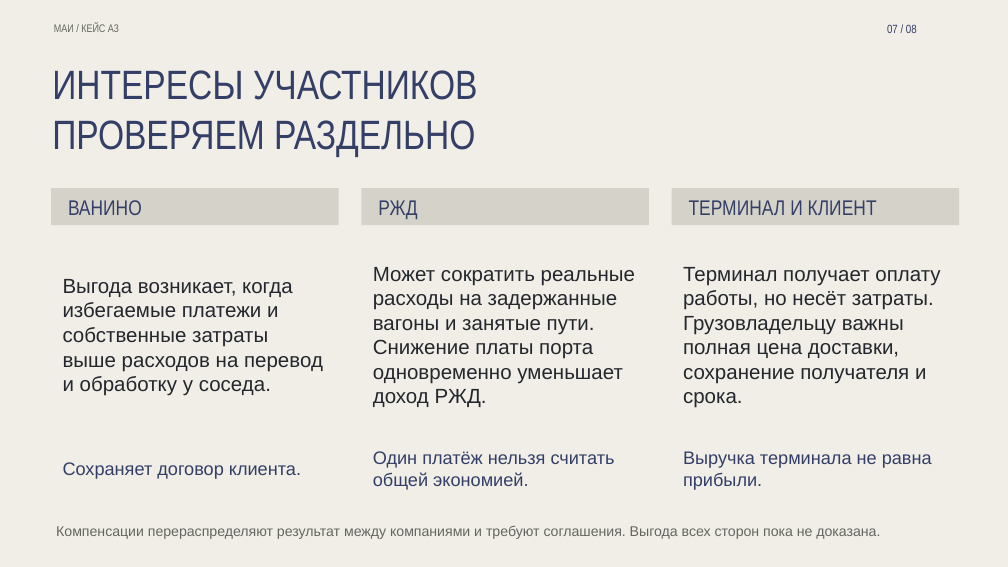
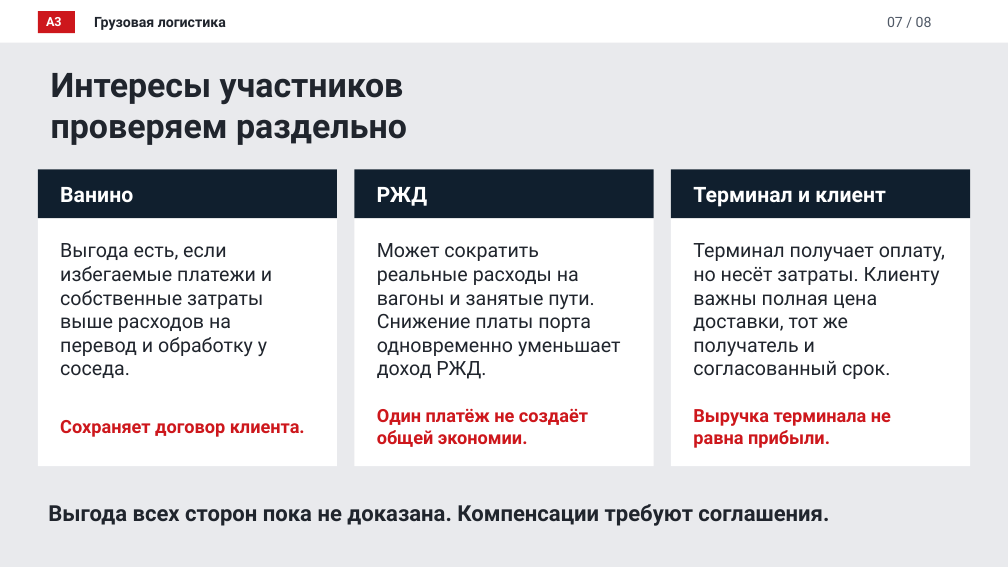
Before and after one commit to iszenzi/case-championship-hackathon-3-case, a slide deck: slide 7 of presentation/Vanino_Object_Motion.pptx. Drawn at 1008x567 pixels with LibreOffice and Linux fonts; fonts in the diff are those of the drawing. Boxes give left, top, right and bottom in pixels: in the first picture for what was removed or moved away, otherwise in the second. Text is boxed around its words. In the diff, an @@ line names an element or a change of style, - is before the commit and + after.

```diff
--- a/presentation/Vanino_Object_Motion.pptx
+++ b/presentation/Vanino_Object_Motion.pptx
@@ background #F0EEE6 to #E9EAED @@
@@ rectangle added at (0, 0, 1008, 42), fill #FFFFFF @@
@@ rectangle added at (38, 11, 75, 33), fill #CD171C @@
@@ text added at (46, 17, 62, 26), 12 pt, text #FFFFFF, bold @@
+А3
@@ text removed at (54, 24, 119, 32) @@
-МАИ / КЕЙС A3
@@ text added at (94, 17, 226, 30), 13.5 pt, text #20252D, bold @@
+Грузовая логистика
@@ text "07 / 08": place and size @@
-text "07 / 08" at (887, 24, 917, 33)
+text "07 / 08" at (887, 17, 932, 27)
@@ text "07 / 08" at (887, 17, 932, 27): size 11.2 to 13.5 pt, font Arial Narrow to Roboto, text colour #343F68 to #505966 @@
@@ text at (51, 73, 407, 145): text changed; size 39 to 32.2 pt; font Arial Narrow to Roboto; text colour #343F68 to #20252D; bold on @@
-ИНТЕРЕСЫ УЧАСТНИКОВ
+Интересы участников
+проверяем раздельно
@@ text removed at (52, 120, 475, 157) @@
-ПРОВЕРЯЕМ РАЗДЕЛЬНО
@@ rectangle at (38, 169, 337, 219): fill #D5D3C9 to #101F2E @@
@@ rectangle: place and size @@
-rectangle at (51, 188, 339, 225)
+rectangle at (38, 169, 337, 219)
@@ rectangle added at (38, 169, 337, 467), fill #FFFFFF @@
@@ rectangle: place and size @@
-rectangle at (672, 188, 960, 225)
+rectangle at (355, 169, 654, 219)
@@ rectangle at (355, 169, 654, 219): fill #D5D3C9 to #101F2E @@
@@ rectangle added at (355, 169, 654, 467), fill #FFFFFF @@
@@ text "РЖД": place and size @@
-text "РЖД" at (378, 200, 417, 219)
+text "РЖД" at (377, 187, 428, 206)
@@ text "РЖД" at (377, 187, 428, 206): font Arial Narrow to Roboto, text colour #343F68 to #FFFFFF, bold on @@
@@ rectangle added at (671, 169, 971, 467), fill #FFFFFF @@
@@ rectangle added at (671, 169, 971, 219), fill #101F2E @@
@@ text at (60, 187, 133, 203): text changed; font Arial Narrow to Roboto; text colour #343F68 to #FFFFFF; bold on @@
-ВАНИНО
+Ванино
@@ rectangle removed at (361, 188, 649, 225) @@
@@ text at (693, 187, 886, 207): text changed; font Arial Narrow to Roboto; text colour #343F68 to #FFFFFF; bold on @@
-ТЕРМИНАЛ И КЛИЕНТ
+Терминал и клиент
@@ text at (60, 243, 272, 378): text changed; size 19.5 to 18.8 pt; font Arial to Roboto; text colour #24272D to #20252D @@
-Выгода возникает, когда избегаемые платежи и собственные затраты выше расходов на перевод и обработку у соседа.
+Выгода есть, если избегаемые платежи и собственные затраты выше расходов на перевод и обработку у соседа.
@@ text at (377, 243, 621, 379): text changed; size 19.5 to 18.8 pt; font Arial to Roboto; text colour #24272D to #20252D @@
-Может сократить реальные расходы на задержанные вагоны и занятые пути. Снижение платы порта одновременно уменьшает доход РЖД.
+Может сократить реальные расходы на вагоны и занятые пути. Снижение платы порта одновременно уменьшает доход РЖД.
@@ text at (693, 243, 945, 379): text changed; size 19.5 to 18.8 pt; font Arial to Roboto; text colour #24272D to #20252D @@
-Терминал получает оплату работы, но несёт затраты. Грузовладельцу важны полная цена доставки, сохранение получателя и срока.
+Терминал получает оплату, но несёт затраты. Клиенту важны полная цена доставки, тот же получатель и согласованный срок.
@@ text "Сохраняет договор клиента." at (60, 420, 305, 437): font Arial to Roboto, text colour #343F68 to #CD171C, bold on @@
@@ text "Сохраняет договор клиента.": place and size @@
-text "Сохраняет договор клиента." at (63, 462, 301, 479)
+text "Сохраняет договор клиента." at (60, 420, 305, 437)
@@ text at (377, 408, 588, 447): text changed; font Arial to Roboto; text colour #343F68 to #CD171C; bold on @@
-Один платёж нельзя считать общей экономией.
+Один платёж не создаёт общей экономии.
@@ text "Выручка терминала не равна прибыли.": place and size @@
-text "Выручка терминала не равна прибыли." at (683, 451, 932, 490)
+text "Выручка терминала не равна прибыли." at (693, 409, 891, 448)
@@ text "Выручка терминала не равна прибыли." at (693, 409, 891, 448): font Arial to Roboto, text colour #343F68 to #CD171C, bold on @@
@@ text at (48, 504, 829, 526): text changed; size 13.5 to 21 pt; font Arial to Roboto; text colour #656661 to #20252D; bold on @@
-Компенсации перераспределяют результат между компаниями и требуют соглашения. Выгода всех сторон пока не доказана.
+Выгода всех сторон пока не доказана. Компенсации требуют соглашения.
```
Also in this commit, not shown: 6 other slides changed, 1 slide added, 1 slide removed, 12 other files.
